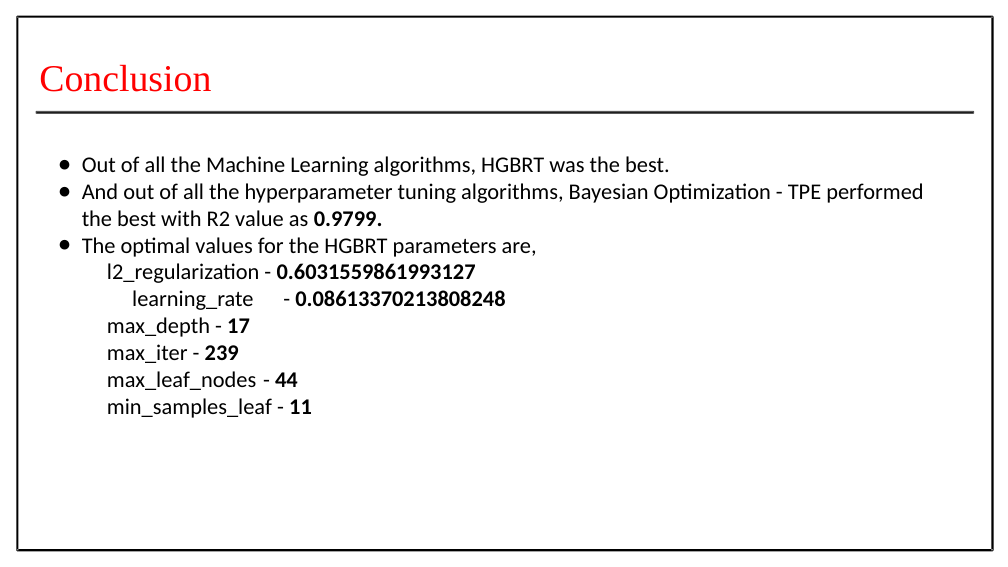
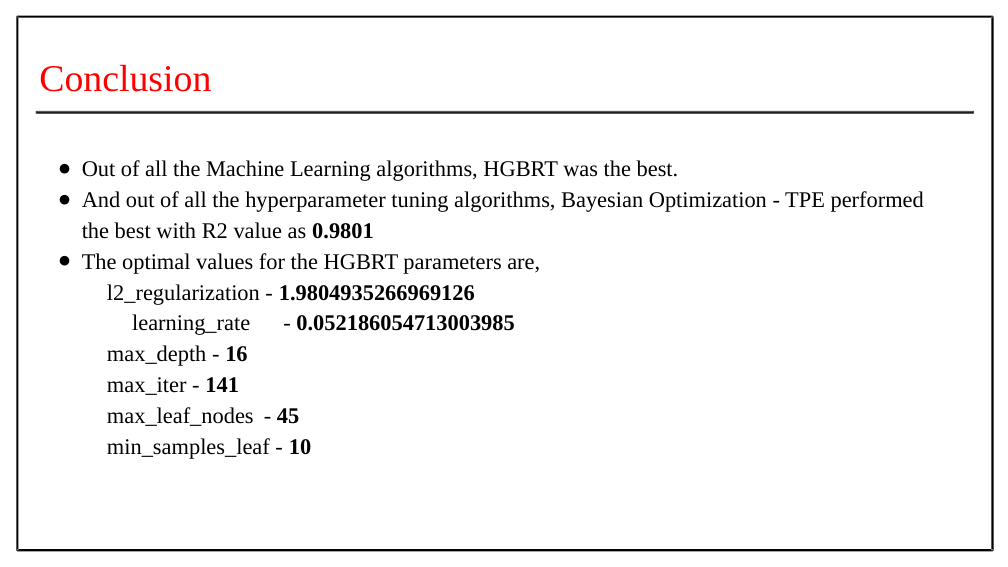
Before and after one commit to Prithiv-vijai/5g_MEC, a slide deck: slide 62 of files/Batch_4 IT-G2 Second Review.pptx (slide 60 before the commit). Drawn at 1008x567 pixels with LibreOffice and Linux fonts; fonts in the diff are those of the drawing. Boxes give left, top, right and bottom in pixels: in the first picture for what was removed or moved away, otherwise in the second. Text is boxed around its words. In the diff, an @@ line names an element or a change of style, - is before the commit and + after.

```diff
--- a/files/Batch_4 IT-G2 Second Review.pptx
+++ b/files/Batch_4 IT-G2 Second Review.pptx
@@ text at (82, 160, 679, 181): font Calibri to Times New Roman in "Out of all the Machine Learning algorithms, ..."; line spacing 1 to 1.15 @@
@@ text at (82, 191, 924, 459): text changed; font Calibri to Times New Roman @@
-● And out of all the hyperparameter tuning algorithms, Bayesian Optimization - TPE performed the best with R2 value as 0.9799.
-● The optimal values for the HGBRT parameters are,
-  l2_regularization - 0.6031559861993127
-learning_rate - 0.08613370213808248
-max_depth - 17
-max_iter - 239
-max_leaf_nodes - 44
-min_samples_leaf - 11
+● And out of all the hyperparameter tuning algorithms, Bayesian Optimization - TPE performed the best with R2 value as 0.9801
+● The optimal values for the HGBRT parameters are,
+  l2_regularization - 1.9804935266969126
+learning_rate - 0.052186054713003985
+max_depth - 16
+max_iter - 141
+max_leaf_nodes - 45
+min_samples_leaf - 10
```
Also in this commit, not shown: 3 slides added.
